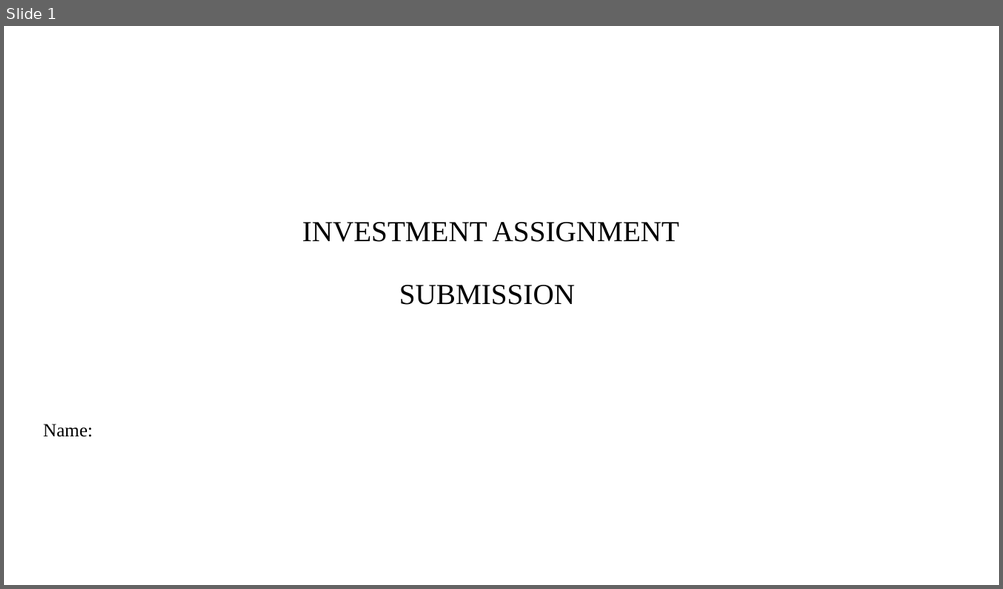
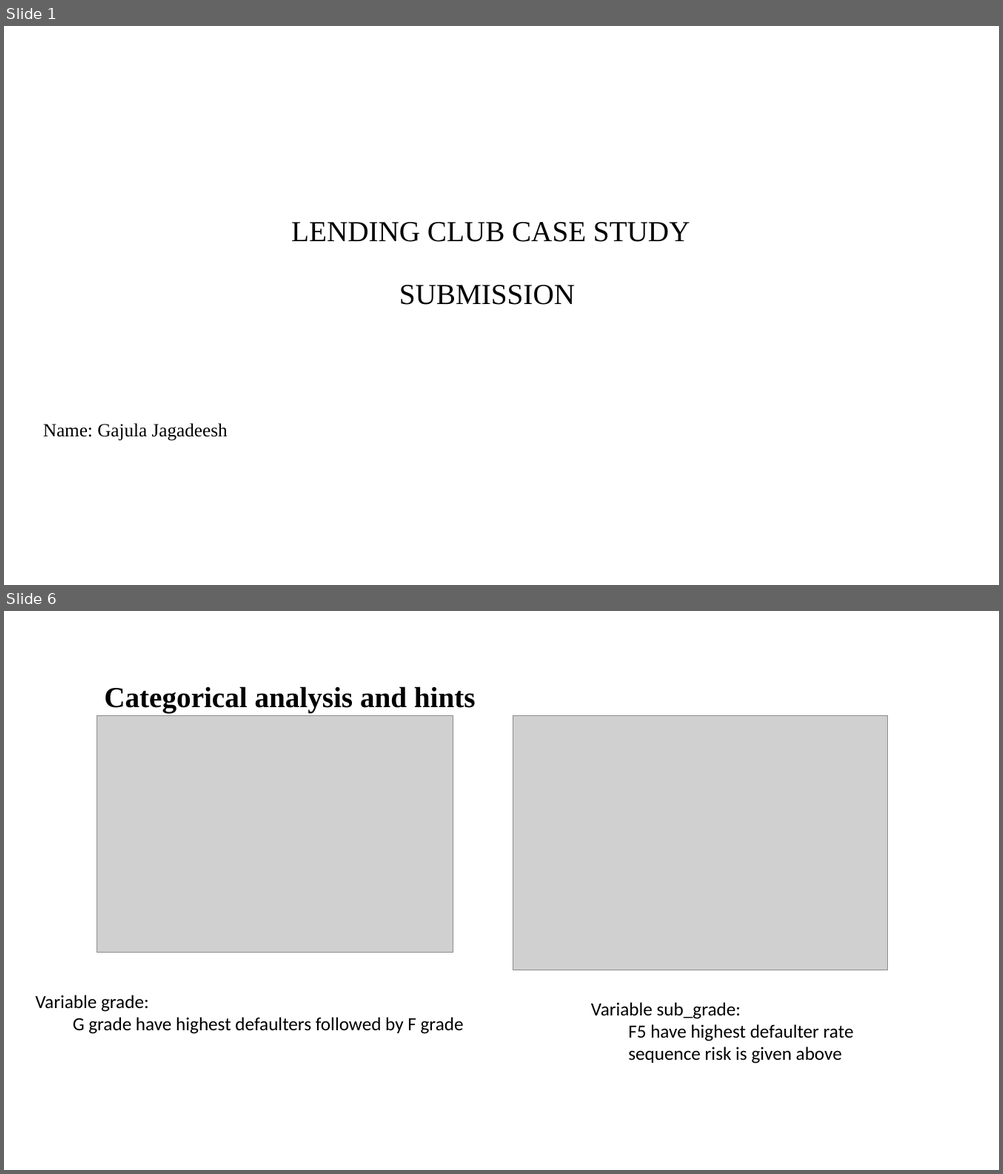
Before and after one commit to jagadeesh-gajula/Lending-club-case-study, a slide deck: INVEST.pptx. Shown one above the other, each under a label of ours: slide 1 before the commit, slides 1 and 6 after it; the slides between them are not shown. The pictures are 1003x589 and 1003x1174 pixels, drawn with LibreOffice and Linux fonts; fonts in the diff are those of the drawing; grey boxes stand for pictures; background and template pictures are left out. Boxes give left, top, right and bottom in pixels: in the first picture for what was removed or moved away, otherwise in the second. Text is boxed around its words. In the diff, an @@ line names an element or a change of style, - is before the commit and + after.

Commit message:
before submission2

```diff
--- a/INVEST.pptx
+++ b/INVEST.pptx
@@ slide 6 added at box(4, 611, 999, 1170), background #FFFFFF @@
@@ title added at box(104, 686, 475, 713), 28 pt, text #000000, bold @@
+Categorical analysis and hints
@@ picture added at box(96, 715, 453, 953) @@
@@ picture added at box(513, 715, 888, 971) @@
@@ text added at box(35, 995, 464, 1034), 18 pt, text #000000 @@
+Variable grade:
+G grade have highest defaulters followed by F grade
@@ text added at box(591, 1002, 854, 1064), 18 pt, text #000000 @@
+Variable sub_grade:
+F5 have highest defaulter rate
+sequence risk is given above
@@ slide 1 changed as well @@
@@ title at box(291, 222, 690, 305): text changed @@
-INVESTMENT ASSIGNMENT
-SUBMISSION
+LENDING CLUB CASE STUDY
+SUBMISSION
@@ subtitle at box(43, 423, 227, 441): text changed @@
-Name:
+Name: Gajula Jagadeesh
```
Also in this commit, not shown: 13 other slides added, 9 slides removed, 1 other file.
